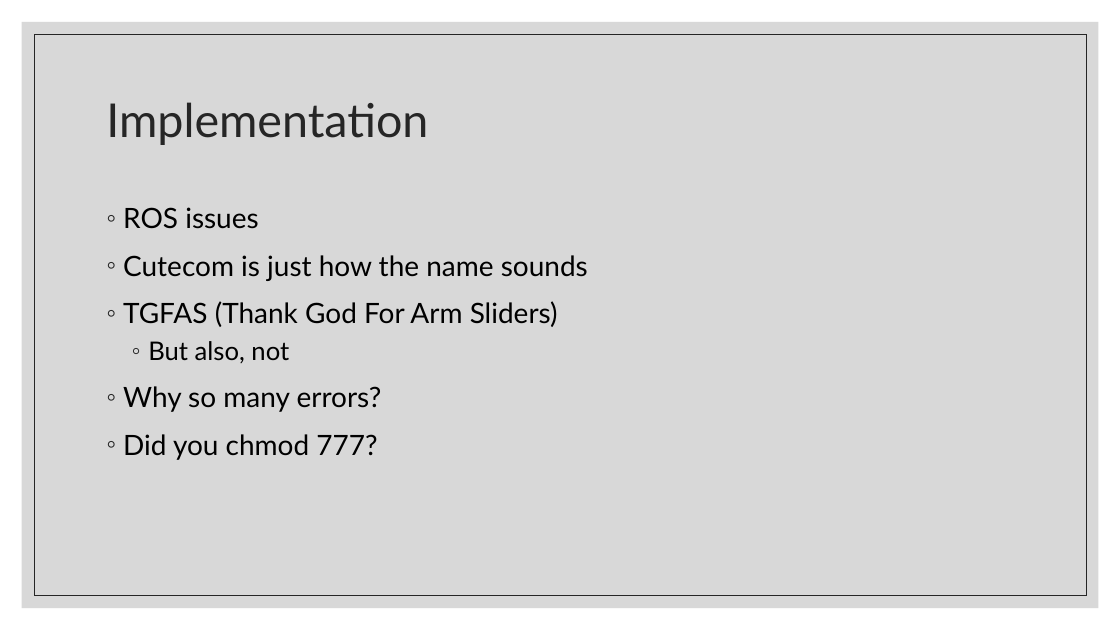
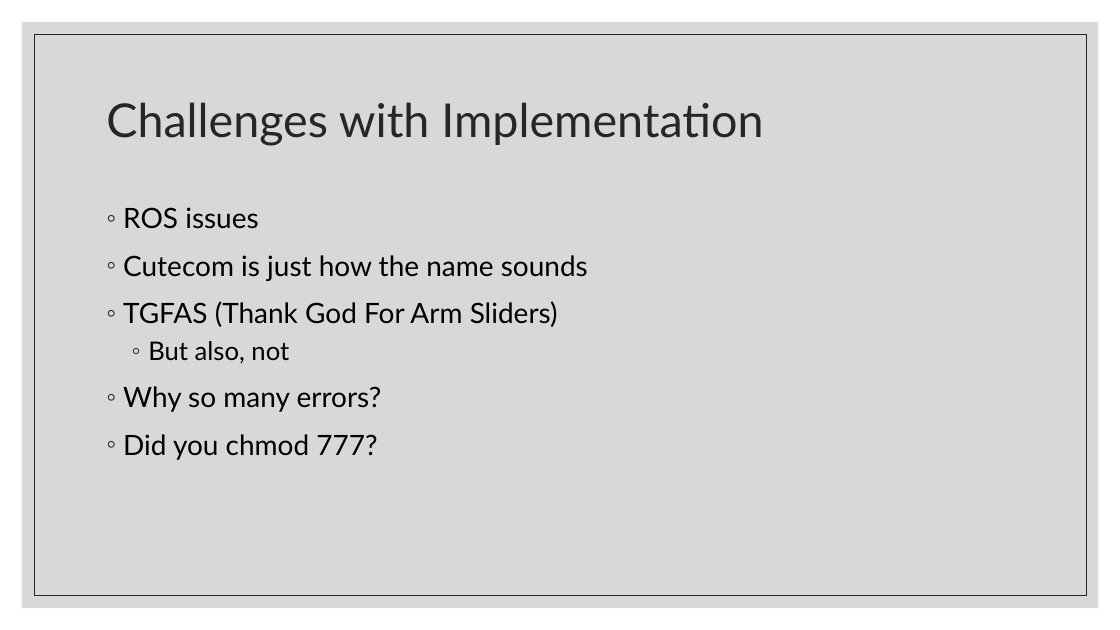
Before and after one commit to liquatics/outofhand, a slide deck: slide 12 of Docs/Final Presentation.pptx (slide 8 before the commit). Drawn at 1120x630 pixels with LibreOffice and Linux fonts; fonts in the diff are those of the drawing. Boxes give left, top, right and bottom in pixels: in the first picture for what was removed or moved away, otherwise in the second. Text is boxed around its words. In the diff, an @@ line names an element or a change of style, - is before the commit and + after.

```diff
--- a/Docs/Final Presentation.pptx
+++ b/Docs/Final Presentation.pptx
@@ title at <box>106,102,763,146</box>: text changed @@
-Implementation
+Challenges with Implementation
```
Also in this commit, not shown: 7 other slides changed, 6 slides added, 1 slide removed.
